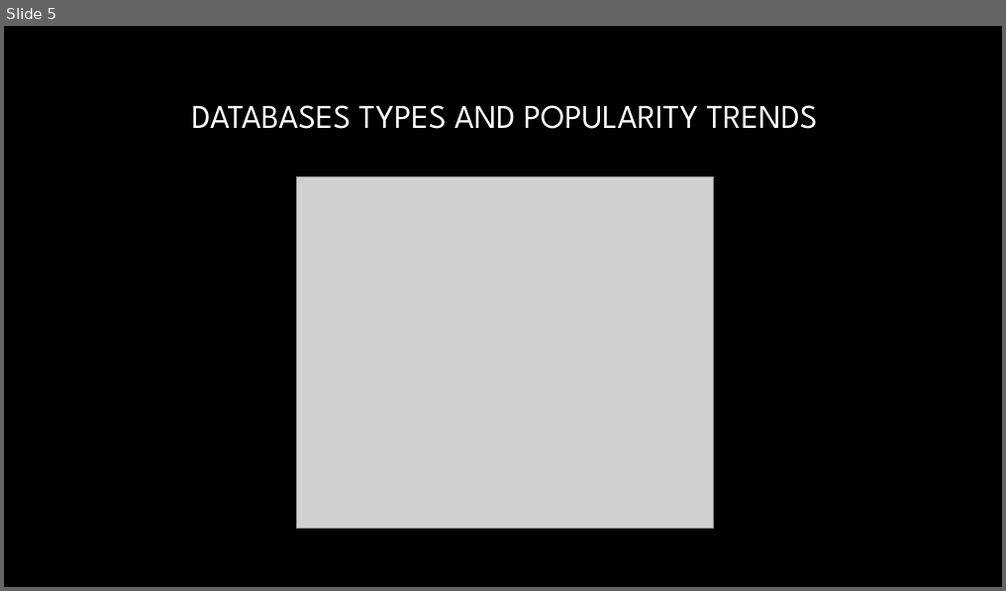
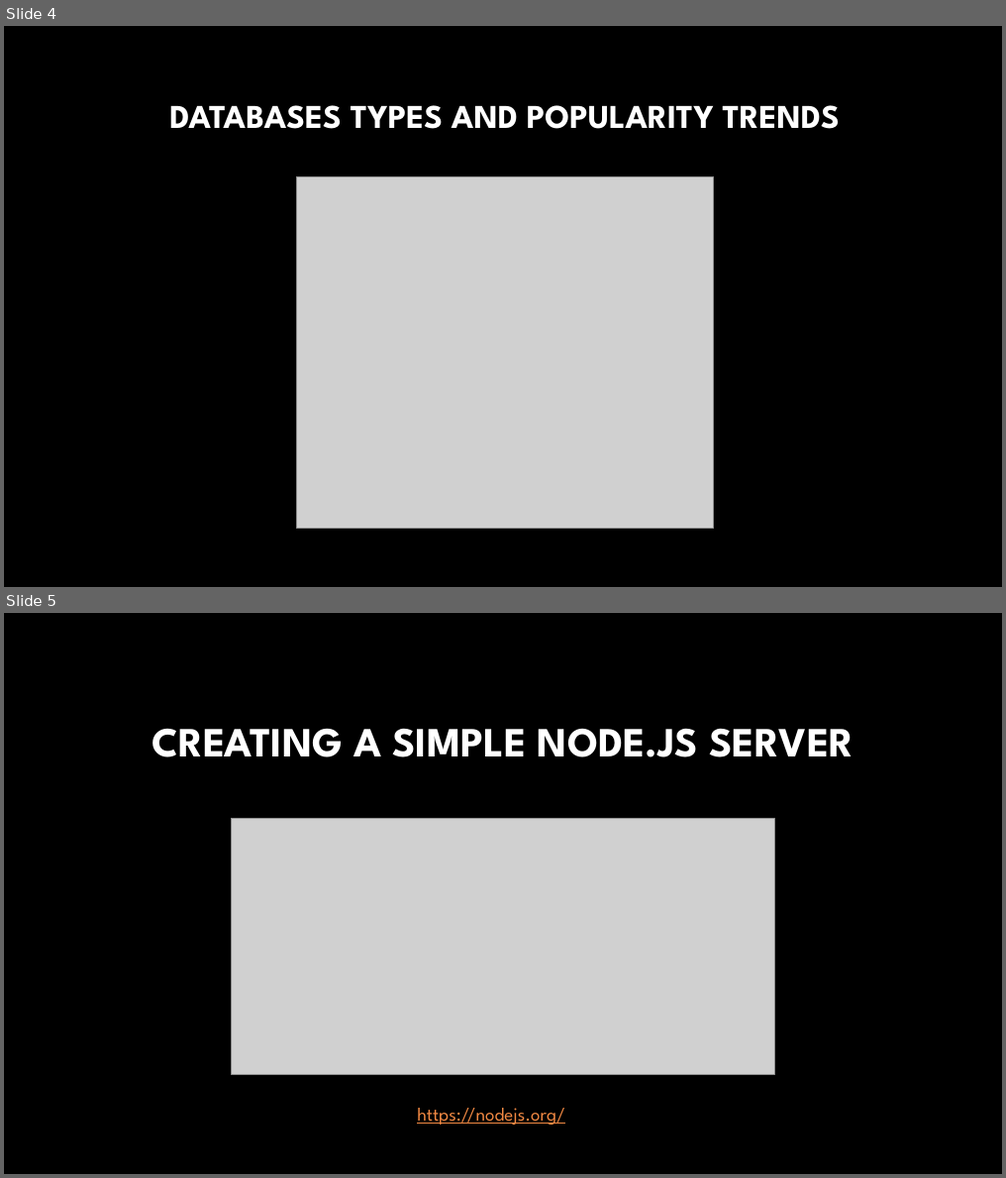
Before and after one commit to AlanWilsonWeb/Javascript-Talk, a slide deck: Presentation.pptx. Shown one above the other, each under a label of ours: slide 5 before the commit, slides 4 and 5 after it. The pictures are 1006x591 and 1006x1178 pixels, drawn with LibreOffice and Linux fonts; fonts in the diff are those of the drawing; grey boxes stand for pictures; background and template pictures are left out. Boxes give left, top, right and bottom in pixels: in the first picture for what was removed or moved away, otherwise in the second. Text is boxed around its words. In the diff, an @@ line names an element or a change of style, - is before the commit and + after.

```diff
--- a/Presentation.pptx
+++ b/Presentation.pptx
@@ slide 5 added at [4,613,1002,1174], background picture (left out) @@
@@ title added at [152,728,853,758], 40 pt, text gradient #FFFFFF to #A6A6A6, bold @@
+CREATING A SIMPLE NODE.JS SERVER
@@ picture added at [232,819,775,1075] @@
@@ text added at [417,1108,565,1125], 18 pt, text #F28943, underline @@
+https://nodejs.org/
@@ what was slide 5 is now slide 4 @@
@@ slide 4 changed as well @@
@@ title "DATABASES TYPES AND POPULARITY TRENDS" at [169,105,840,129]: bold on @@
```
Also in this commit, not shown: 3 other slides changed, 4 other slides added, 3 slides removed, 1 other file.
